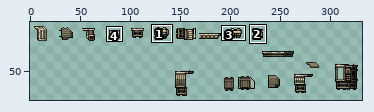
Sprite sheet -- content/Augments/augment.casing.smirglum.large.png. Above, an overview of the earlier version with the close-up marked.
Close-up. Earlier state:
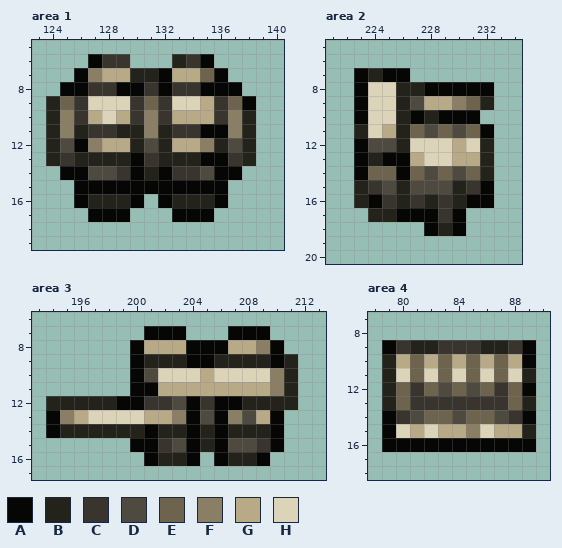
The file is 384x96 pixels. Colours within 5 levels of each other are drawn and written as one. Shown: area 1: x 123..140, y 5..19; area 2: x 221..234, y 5..20; area 3: x 193..213, y 6..17; area 4: x 78..90, y 7..18. The wide view leaves out empty margins. The commit also changed other parts of the picture, which this record leaves out.
Palette (. is transparent): A #060605  B #23221b  C #39352e  D #4e4a3f  E #6e634c  F #8a7f64  G #b8a987  H #dcd4b8
The same view after the edit:
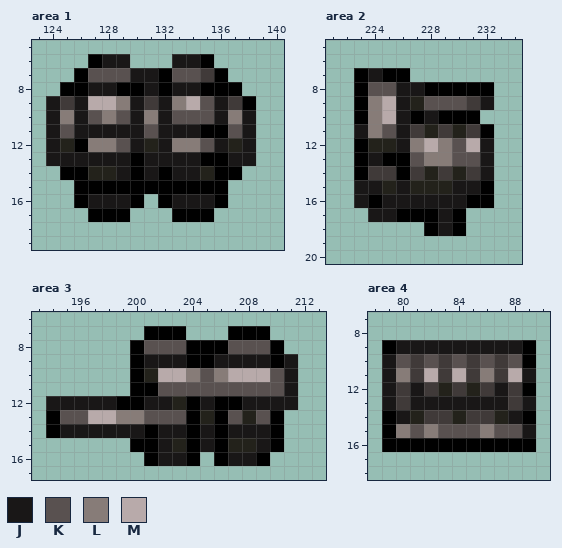
Colours new in this view: J #191717  K #595150  L #877c78  M #b8aaaa
The edit:
colour A: #060605 -> #000000
colour E: #6e634c -> #403a39
Area 1:
y 6: x 128..129 CC -> JJ; x 133..134 BC -> JJ
y 7: x 127..131 FGGBB -> KKKJJ; x 133..134 GG -> KK
y 8: x 127..128 CC -> JJ; x 131 C -> J; x 133..134 CC -> JJ
y 9: x 124 B -> J; x 126..130 CHHHC -> JMMLJ; x 132..136 CHHGC -> JLMKJ
y 10: x 124..138 BFCGHGCFCGGGCFB -> JLJKLKJLJKKKJLJ
y 11: x 124..134 BFBCCBBFBCC -> JKJJJJJKJJJ; x 137..138 FB -> KJ
y 12: x 124..125 BD -> JB; x 127..138 FGGBDBGGFBDB -> LLKJBJLLKJBJ
y 13: x 124..129 BCBBBB -> JJJJJJ; x 131..134 CBBB -> JJJJ; x 137..138 CB -> JJ
y 14: x 127..129 DDC -> BBJ; x 131 B -> J; x 133..135 CCD -> JJB
y 16: x 127..129 BBB -> JJJ; x 133..135 BBB -> JJJ
Area 2:
y 7: x 224 B -> J
y 8: x 224..227 HHBB -> KKJJ
y 9: x 224..230 HHBDGGF -> LMJBKKK; x 232 B -> J
y 10: x 224..226 HHB -> LMJ; x 228 B -> J
y 11: x 223..226 BHGB -> JLKJ; x 228 D -> B; x 230 D -> B
y 12: x 224..232 DDBHHHGHB -> BBJLMLKMJ
y 13: x 224 B -> J; x 227..232 GHHGGB -> KLLKKJ
y 14: x 228 D -> B; x 230 D -> B; x 232 B -> J
y 15: x 223..231 BCDBDDDBC -> JJBJBBBJJ
y 16: x 223 B -> J; x 225..230 CBCBCB -> JJJJJJ
y 17: x 224..225 BB -> JJ; x 229 C -> J
y 18: x 229 B -> J
Area 3:
y 8: x 201..203 GGG -> KKK; x 207..209 GGF -> KKK
y 9: x 201..203 BBB -> JJJ; x 206..209 BBBB -> JJJJ; x 211 B -> J
y 10: x 201..211 DHHHGHHHHFB -> BMMLKLMMMKJ
y 11: x 202..211 GGGGGGGGFB -> KKKKKKKKKJ
y 12: x 194..198 BBBBB -> JJJJJ; x 201..203 CCD -> JJB; x 205 C -> J; x 208..211 BBBB -> JJJJ
y 13: x 195..203 FGHHHHGGF -> KKMMLLKKK; x 205 D -> B; x 207..209 FDG -> KBK
y 14: x 195..200 BBBBBB -> JJJJJJ; x 202..203 BB -> JJ; x 205 B -> J; x 207..209 BBB -> JJJ
y 15: x 202..203 CD -> JB; x 205 B -> J; x 207..209 DDC -> BBJ
y 16: x 202..203 BB -> JJ; x 207..208 BB -> JJ
Area 4:
y 9: x 80..88 CBBCCCBBC -> JJJJJJJJJ
y 10: x 79..80 BG -> JK; x 82 G -> K; x 84 G -> K; x 86 G -> K; x 88 G -> K
y 11: x 79..80 BH -> JL; x 82 H -> M; x 84 H -> M; x 86 H -> L; x 88..89 HB -> MJ
y 12: x 79 B -> J; x 81 C -> J; x 83 D -> B; x 85 D -> B; x 87 C -> J
y 13: x 79 B -> J; x 81..87 CCCCCCC -> JJJJJJJ; x 89 B -> J
y 14: x 80..81 CD -> JB; x 84 D -> B; x 87..88 DC -> BJ
y 15: x 80..89 HGHGGFHGGB -> LKLKKKLKKJ
